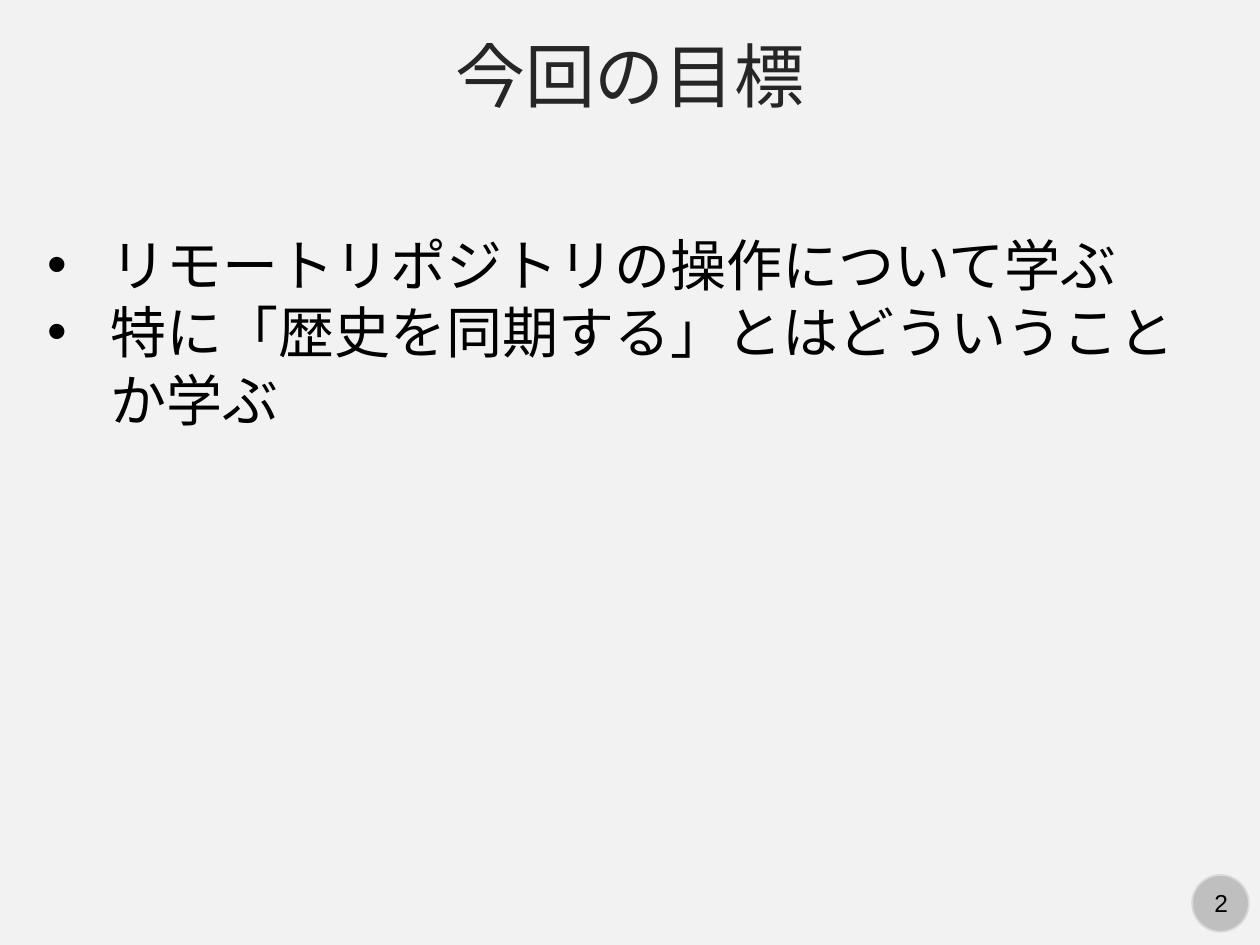
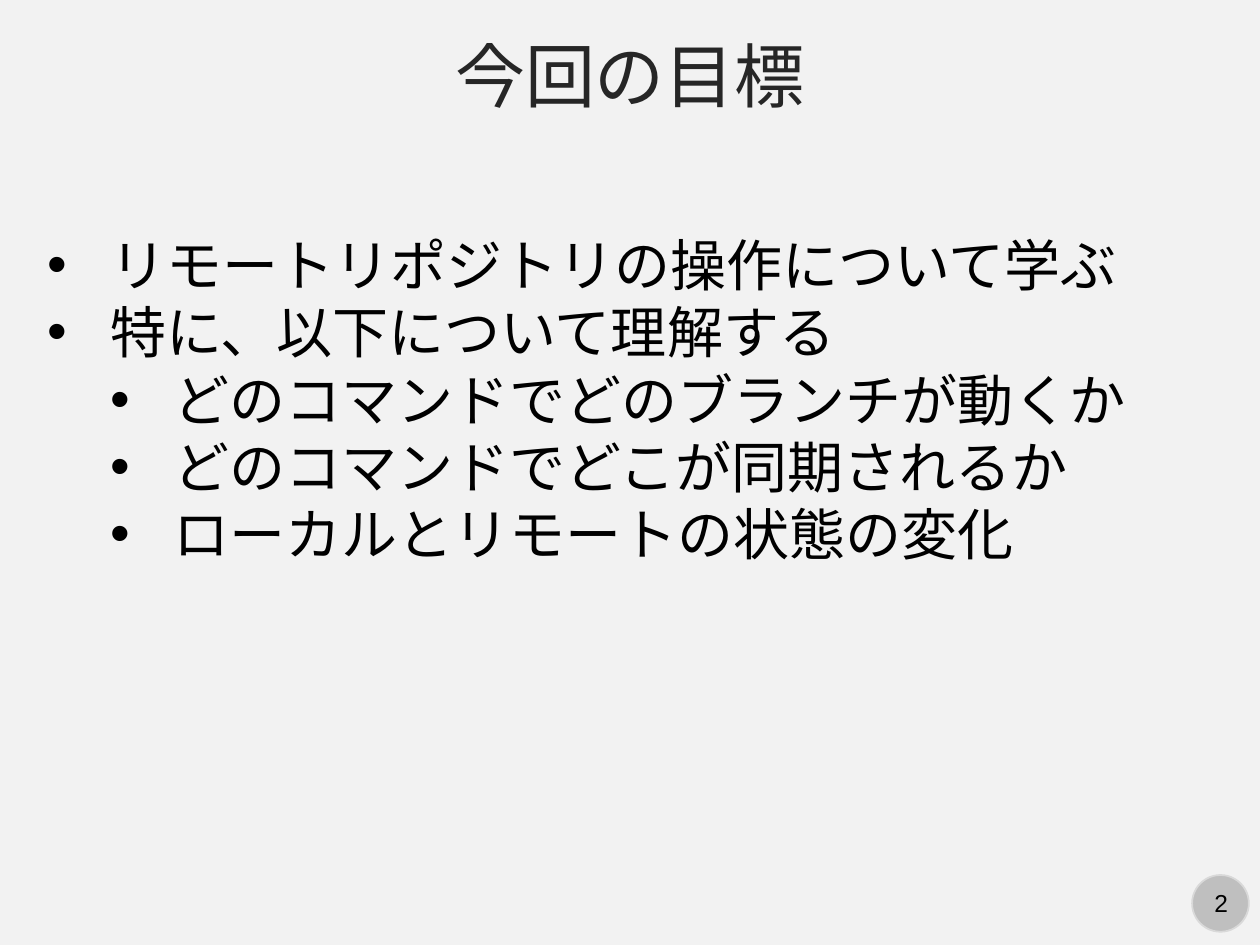
Before and after one commit to kaityo256/github, a slide deck: slide 2 of remote/fig/slide.pptx. Drawn at 1260x945 pixels with LibreOffice and Linux fonts; fonts in the diff are those of the drawing. Boxes give left, top, right and bottom in pixels: in the first picture for what was removed or moved away, otherwise in the second. Text is boxed around its words. In the diff, an @@ line names an element or a change of style, - is before the commit and + after.

Commit message:
リモートリポジトリの操作スライド完了

```diff
--- a/remote/fig/slide.pptx
+++ b/remote/fig/slide.pptx
@@ text at (x1=110, y1=306, x2=1125, y2=560): text changed @@
-• 特に「歴史を同期する」とはどういうことか学ぶ
+• 特に、以下について理解する
+  • どのコマンドでどのブランチが動くか
+  • どのコマンドでどこが同期されるか
+  • ローカルとリモートの状態の変化
```
Also in this commit, not shown: 17 slides added, 1 slide removed, 3 other files.
